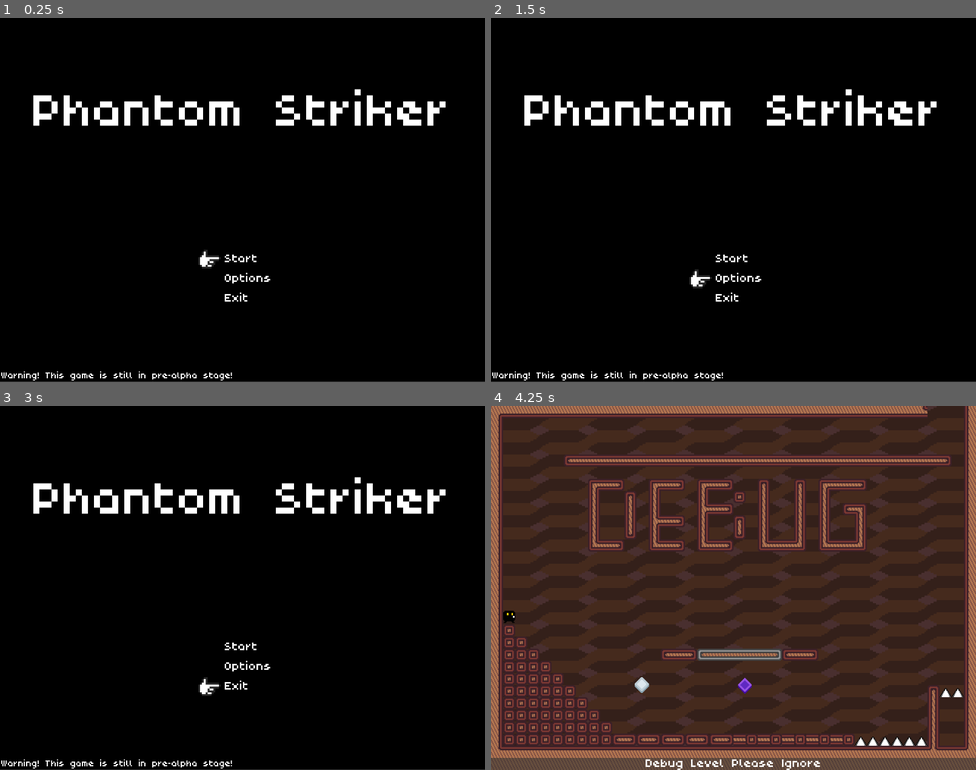
Above: before the commit, frames 1-4 (two rows, left to right).
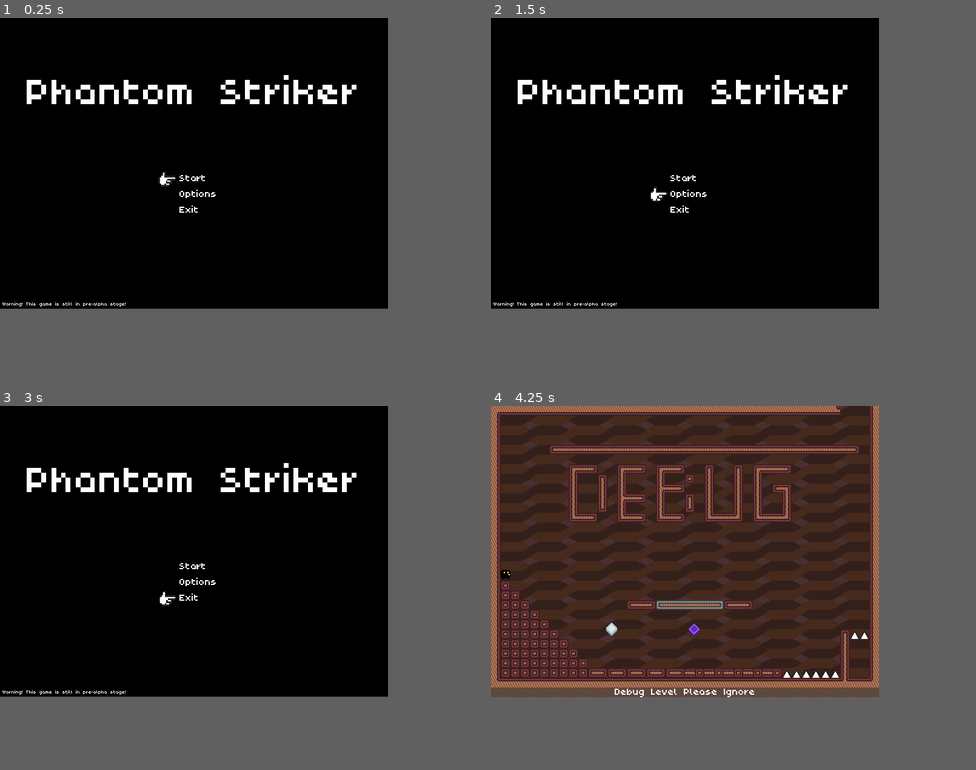
Above: after the commit, the same moments.

Repository: Team-Bunglon/phantom-striker
Game: Godot game, scene res://menu/title.tscn
Two runs of this game, one before a commit and one after it. Both use one fixed random seed, a clock stepped at 60 frames per second and the inputs below.
Inputs:
- Up to frame 1 (0.25 s): no input
- Up to frame 2 (1.5 s): tap Enter at 0.5 s; hold D (move_right) 0.53-1.28 s; hold S (crouch) 0.53-1.28 s; tap W (jump) at 0.77 s; tap R (restart) at 1.25 s; hold K (strike_down) from 1.28 s (still down); tap S (crouch) at 1.35 s
- Up to frame 3 (3 s): tap W (jump) at 1.52 s; tap R (restart) at 2, 2.75 s; release K (strike_down) at 2.03 s; hold D (move_right) 2.03-2.78 s; hold S (crouch) 2.03-2.78 s; hold I (strike_up) from 2.78 s (still down); tap S (crouch) at 2.85 s
- Up to frame 4 (4.25 s): tap W (jump) at 3.02, 3.77 s; tap R (restart) at 3.5 s; release I (strike_up) at 3.53 s; hold A (move_left) from 3.53 s (still down); hold S (crouch) from 3.53 s (still down); tap Q (debug) at 4.15 s
The window is 800x600 before the commit and 640x480 after it. Grey fills any space a smaller window leaves; there, only what the larger window draws over its background counts as a difference.

The runs differ from the first frame. In frame 1, 5.2% of the frame differs, in the area x 0-100%, y 15-100%; in frame 2, 5.2%; in frame 3, 5.2%; in frame 4, 28%, in the area x 0-100%, y 0-100%.
Error in both runs: Invalid operands 'float' and 'Vector2' in operator '+'. (res://objects/player.gd:150)

Commit message:
WIP Option Menu

Diff:
--- a/menu/cursor.gd
+++ b/menu/cursor.gd
@@ -8,10 +8,14 @@
 @export var cursor_offset: Vector2 ## The offset of which the cursor's sprite is located by its central point.
 
 @onready var menu_parent := get_node(menu_object)
+@onready var cursor_parent := get_parent()
 
 var cursor_index: int = 0
 
 func _process(_delta):
+	if not cursor_parent.visible:
+		return
+
 	var input := Vector2.ZERO
 
 	if Input.is_action_just_pressed("ui_up"):
--- a/menu/main_menu.gd
+++ b/menu/main_menu.gd
@@ -13,5 +13,9 @@
 func _on_start_selected():
 	_start_level("level1")
 
+func _on_options_selected():
+	visible = false
+	$"../OptionMenu".visible = true
+
 func _on_exit_selected():
 	get_tree().quit()
--- a/menu/main_menu.tscn
+++ b/menu/main_menu.tscn
@@ -59,4 +59,5 @@
 script = ExtResource("4_dxtp1")
 
 [connection signal="selected" from="HBoxContainer/MarginContainer/VBoxContainer/Start" to="." method="_on_start_selected"]
+[connection signal="selected" from="HBoxContainer/MarginContainer/VBoxContainer/Options" to="." method="_on_options_selected"]
 [connection signal="selected" from="HBoxContainer/MarginContainer/VBoxContainer/Exit" to="." method="_on_exit_selected"]
--- /dev/null
+++ b/menu/option_menu.gd
@@ -0,0 +1,43 @@
+extends Control
+class_name OptionMenu
+
+@export var return_object: NodePath
+@export var default_resolution: Vector2i = Vector2i(640, 480)
+@export var default_scaling: int = 1
+@export var fullscreen: bool = false
+
+@onready var scaling_value_text: Label = find_child("ScalingValue")
+@onready var return_node := get_node(return_object)
+@onready var maximum_scaling: int
+
+func _ready():
+	_get_maximum_scaling()
+	default_scaling = maximum_scaling
+	_update_value("scaling")
+
+func _get_maximum_scaling():
+	var screen_resolution := DisplayServer.screen_get_size()
+	var scale_x := screen_resolution.x / default_resolution.x
+	var scale_y := screen_resolution.y / default_resolution.y
+	maximum_scaling = min(scale_x, scale_y)
+	print(maximum_scaling)
+
+func _update_resolution(scaling: int):
+	var new_resolution = Vector2i(default_resolution.x * scaling, default_resolution.y * scaling)
+	if DisplayServer.window_get_mode() == 0:
+		DisplayServer.window_set_size(new_resolution)
+
+func _update_value(setting_name: String):
+	if setting_name == "scaling":
+		scaling_value_text.text = str(default_scaling) + "x"
+		_update_resolution(default_scaling)
+
+func _on_scaling_selected():
+	default_scaling += 1
+	if default_scaling > maximum_scaling:
+		default_scaling = 1
+	_update_value("scaling")
+
+func _on_return_selected():
+	return_node.visible = true
+	visible = false
--- /dev/null
+++ b/menu/option_menu.tscn
@@ -0,0 +1,76 @@
+[gd_scene load_steps=5 format=3 uid="uid://cg1jg4d1hfoep"]
+
+[ext_resource type="Script" path="res://menu/option_menu.gd" id="1_q6l8g"]
+[ext_resource type="PackedScene" uid="uid://cd0nf5ydgsylp" path="res://menu/cursor.tscn" id="2_xj1hb"]
+[ext_resource type="FontFile" uid="uid://cyv5okyo2hgew" path="res://assets/poco.ttf" id="3_kxy6g"]
+[ext_resource type="Script" path="res://menu/menu_item.gd" id="4_060l5"]
+
+[node name="OptionMenu" type="Control"]
+layout_mode = 3
+anchors_preset = 15
+anchor_right = 1.0
+anchor_bottom = 1.0
+grow_horizontal = 2
+grow_vertical = 2
+script = ExtResource("1_q6l8g")
+
+[node name="Cursor" parent="." instance=ExtResource("2_xj1hb")]
+layout_mode = 1
+grow_horizontal = 1
+grow_vertical = 1
+menu_object = NodePath("../HBoxContainer/MarginContainer/VBoxContainer")
+cursor_offset = Vector2(32, 18)
+
+[node name="HBoxContainer" type="HBoxContainer" parent="."]
+layout_mode = 0
+offset_right = 1280.0
+offset_bottom = 152.0
+alignment = 1
+
+[node name="MarginContainer" type="MarginContainer" parent="HBoxContainer"]
+layout_mode = 2
+theme_override_constants/margin_left = 30
+
+[node name="VBoxContainer" type="VBoxContainer" parent="HBoxContainer/MarginContainer"]
+layout_mode = 2
+
+[node name="Scaling" type="Label" parent="HBoxContainer/MarginContainer/VBoxContainer"]
+layout_mode = 2
+theme_override_fonts/font = ExtResource("3_kxy6g")
+theme_override_font_sizes/font_size = 40
+text = "Scaling"
+script = ExtResource("4_060l5")
+
+[node name="Fullscreen" type="Label" parent="HBoxContainer/MarginContainer/VBoxContainer"]
+layout_mode = 2
+theme_override_fonts/font = ExtResource("3_kxy6g")
+theme_override_font_sizes/font_size = 40
+text = "Fullscreen"
+script = ExtResource("4_060l5")
+
+[node name="Return" type="Label" parent="HBoxContainer/MarginContainer/VBoxContainer"]
+layout_mode = 2
+theme_override_fonts/font = ExtResource("3_kxy6g")
+theme_override_font_sizes/font_size = 40
+text = "Return
+"
+script = ExtResource("4_060l5")
+
+[node name="VBoxContainer2" type="VBoxContainer" parent="HBoxContainer"]
+layout_mode = 2
+
+[node name="ScalingValue" type="Label" parent="HBoxContainer/VBoxContainer2"]
+layout_mode = 2
+theme_override_fonts/font = ExtResource("3_kxy6g")
+theme_override_font_sizes/font_size = 40
+text = "1x
+"
+
+[node name="FullscreenValue" type="Label" parent="HBoxContainer/VBoxContainer2"]
+layout_mode = 2
+theme_override_fonts/font = ExtResource("3_kxy6g")
+theme_override_font_sizes/font_size = 40
+text = "yes"
+
+[connection signal="selected" from="HBoxContainer/MarginContainer/VBoxContainer/Scaling" to="." method="_on_scaling_selected"]
+[connection signal="selected" from="HBoxContainer/MarginContainer/VBoxContainer/Return" to="." method="_on_return_selected"]
--- a/menu/title.tscn
+++ b/menu/title.tscn
@@ -1,8 +1,9 @@
-[gd_scene load_steps=7 format=3 uid="uid://3o4litqq32uf"]
+[gd_scene load_steps=8 format=3 uid="uid://3o4litqq32uf"]
 
 [ext_resource type="Script" path="res://menu/title.gd" id="1_0jyka"]
 [ext_resource type="FontFile" uid="uid://cyv5okyo2hgew" path="res://assets/poco.ttf" id="1_ibjwj"]
 [ext_resource type="PackedScene" uid="uid://d3sd5a738c3i8" path="res://menu/main_menu.tscn" id="3_dti36"]
+[ext_resource type="PackedScene" uid="uid://cg1jg4d1hfoep" path="res://menu/option_menu.tscn" id="4_rm5kv"]
 
 [sub_resource type="Animation" id="Animation_c47d2"]
 length = 0.001
@@ -46,18 +47,22 @@
 
 [node name="Version" type="Label" parent="."]
 layout_mode = 0
-offset_left = 3.0
-offset_top = 917.0
-offset_right = 615.0
-offset_bottom = 953.0
+offset_left = 8.0
+offset_top = 926.0
+offset_right = 620.0
+offset_bottom = 962.0
 theme_override_fonts/font = ExtResource("1_ibjwj")
-theme_override_font_sizes/font_size = 30
+theme_override_font_sizes/font_size = 20
 text = "Warning! This game is still in pre-alpha stage!"
 
 [node name="MainMenu" parent="." instance=ExtResource("3_dti36")]
-layout_mode = 2
-anchors_preset = 0
-anchor_right = 0.0
-anchor_bottom = 0.0
-offset_top = 600.0
-offset_bottom = 776.0
+layout_mode = 1
+offset_top = 494.0
+offset_bottom = 494.0
+
+[node name="OptionMenu" parent="." instance=ExtResource("4_rm5kv")]
+visible = false
+layout_mode = 1
+offset_top = 494.0
+offset_bottom = 494.0
+return_object = NodePath("../MainMenu")
--- a/project.godot
+++ b/project.godot
@@ -20,16 +20,28 @@
 Audio="*res://globals/audio.tscn"
 Global="*res://globals/global.gd"
 
+[debug]
+
+gdscript/warnings/integer_division=0
+
 [display]
 
-window/size/viewport_width=1280
-window/size/viewport_height=960
-window/size/resizable=false
-window/stretch/scale=2.0
+window/size/viewport_width=640
+window/size/viewport_height=480
+window/stretch/mode="viewport"
 window/stretch/scale_mode="integer"
 
 [input]
 
+ui_accept={
+"deadzone": 0.5,
+"events": [Object(InputEventKey,"resource_local_to_scene":false,"resource_name":"","device":0,"window_id":0,"alt_pressed":false,"shift_pressed":false,"ctrl_pressed":false,"meta_pressed":false,"pressed":false,"keycode":4194309,"physical_keycode":0,"key_label":0,"unicode":0,"echo":false,"script":null)
+, Object(InputEventKey,"resource_local_to_scene":false,"resource_name":"","device":0,"window_id":0,"alt_pressed":false,"shift_pressed":false,"ctrl_pressed":false,"meta_pressed":false,"pressed":false,"keycode":4194310,"physical_keycode":0,"key_label":0,"unicode":0,"echo":false,"script":null)
+, Object(InputEventKey,"resource_local_to_scene":false,"resource_name":"","device":0,"window_id":0,"alt_pressed":false,"shift_pressed":false,"ctrl_pressed":false,"meta_pressed":false,"pressed":false,"keycode":32,"physical_keycode":0,"key_label":0,"unicode":32,"echo":false,"script":null)
+, Object(InputEventKey,"resource_local_to_scene":false,"resource_name":"","device":-1,"window_id":0,"alt_pressed":false,"shift_pressed":false,"ctrl_pressed":false,"meta_pressed":false,"pressed":false,"keycode":0,"physical_keycode":4194309,"key_label":0,"unicode":0,"echo":false,"script":null)
+, Object(InputEventKey,"resource_local_to_scene":false,"resource_name":"","device":-1,"window_id":0,"alt_pressed":false,"shift_pressed":false,"ctrl_pressed":false,"meta_pressed":false,"pressed":false,"keycode":0,"physical_keycode":32,"key_label":0,"unicode":32,"echo":false,"script":null)
+]
+}
 ui_left={
 "deadzone": 0.5,
 "events": [Object(InputEventKey,"resource_local_to_scene":false,"resource_name":"","device":0,"window_id":0,"alt_presse …(181 unchanged characters)…
Not shown, added: option_menu.gd.bak
